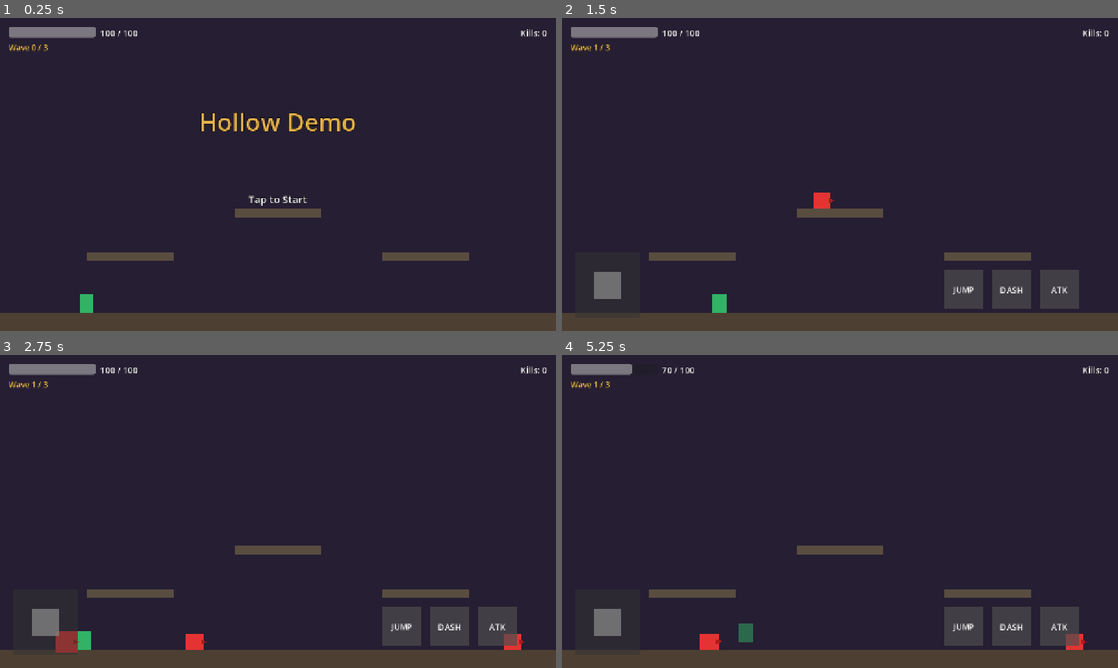
Above: before the commit, frames 1-4 (two rows, left to right).
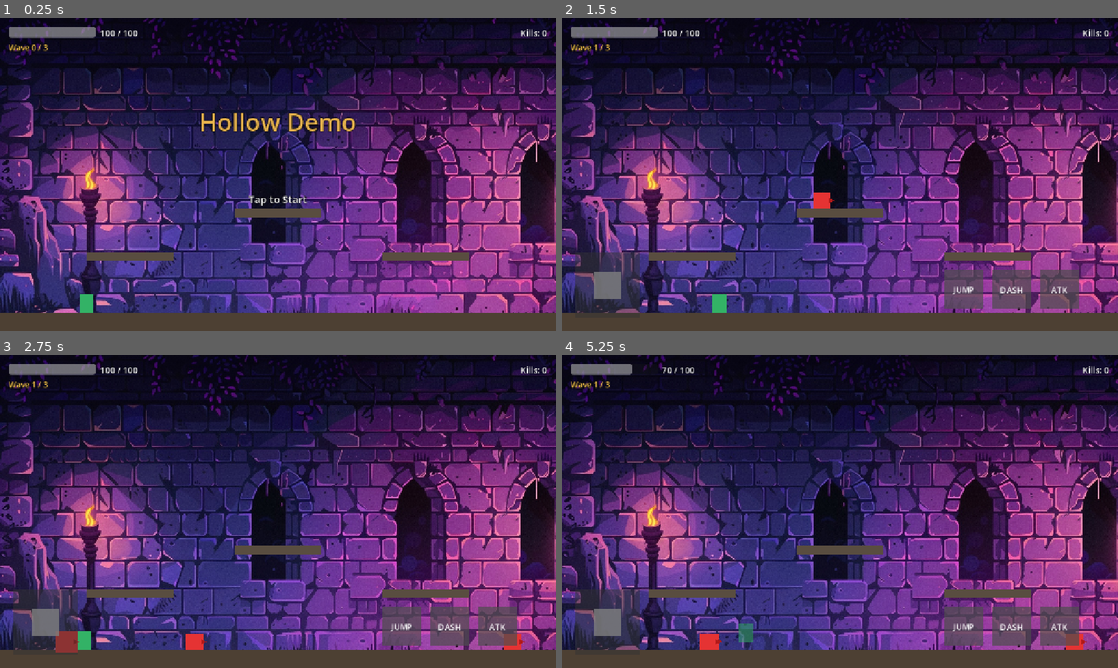
Above: after the commit, the same moments.

Repository: myself594/flappy-bird
Game: Godot game, scene res://scenes/main.tscn
Two runs of this game, one before a commit and one after it. Both use one fixed random seed, a clock stepped at 60 frames per second and the inputs below.
Inputs (mouse positions are in pixels of both pictures, inside the frame that each line leads up to):
- Up to frame 1 (0.25 s): no input
- Up to frame 2 (1.5 s): tap Enter at 0.5 s; move the mouse to (962, 158) at 0.52 s; hold D (move_right) 0.53-1.25 s; click (962, 158) at 0.6 s; tap W (jump) at 0.77 s; drag from (728, 190) to (739, 274) at 1.27 s
- Up to frame 3 (2.75 s): move the mouse to (333, 442) at 2.02 s; hold A (move_left) from 2.03 s (still down); click (333, 442) at 2.1 s
- Up to frame 4 (5.25 s): release A (move_left) at 2.75 s; drag from (812, 574) to (673, 464) at 2.77 s; move the mouse to (1006, 558) at 3.52 s; hold D (move_right) 3.53-4.25 s; click (1006, 558) at 3.6 s; tap W (jump) at 3.77 s; drag from (673, 464) to (745, 611) at 4.27 s; move the mouse to (867, 511) at 5.02 s; hold D (move_right) from 5.03 s (still down); click (867, 511) at 5.1 s

The runs differ from the first frame. In frame 1, 66% of the frame differs, in the area x 0-100%, y 0-95%; in frame 2, 65%; in frame 3, 65%; in frame 4, 65%.

Commit message:
Apply dungeon background image

Diff:
--- a/scenes/main.tscn
+++ b/scenes/main.tscn
@@ -1,9 +1,10 @@
-[gd_scene load_steps=10 format=3 uid="uid://main001"]
+[gd_scene load_steps=11 format=3 uid="uid://main001"]
 
 [ext_resource type="Script" path="res://scripts/game_manager.gd" id="1_manager"]
 [ext_resource type="Script" path="res://scripts/player.gd" id="2_player"]
 [ext_resource type="Script" path="res://scripts/virtual_joystick.gd" id="3_joystick"]
 [ext_resource type="Script" path="res://scripts/virtual_button.gd" id="4_button"]
+[ext_resource type="Texture2D" path="res://assets/images/background.jpg" id="5_background"]
 
 [sub_resource type="CircleShape2D" id="CircleShape2D_body"]
 radius = 20.0
@@ -23,10 +24,11 @@
 [node name="Main" type="Node2D"]
 script = ExtResource("1_manager")
 
-[node name="Background" type="ColorRect" parent="."]
+[node name="Background" type="TextureRect" parent="."]
 offset_right = 1280.0
 offset_bottom = 720.0
-color = Color(0.15, 0.12, 0.2, 1)
+texture = ExtResource("5_background")
+stretch_mode = 5
 
 [node name="Arena" type="Node2D" parent="."]
 
Renamed: 0_2 (1).jpeg -> assets/images/background.jpg
